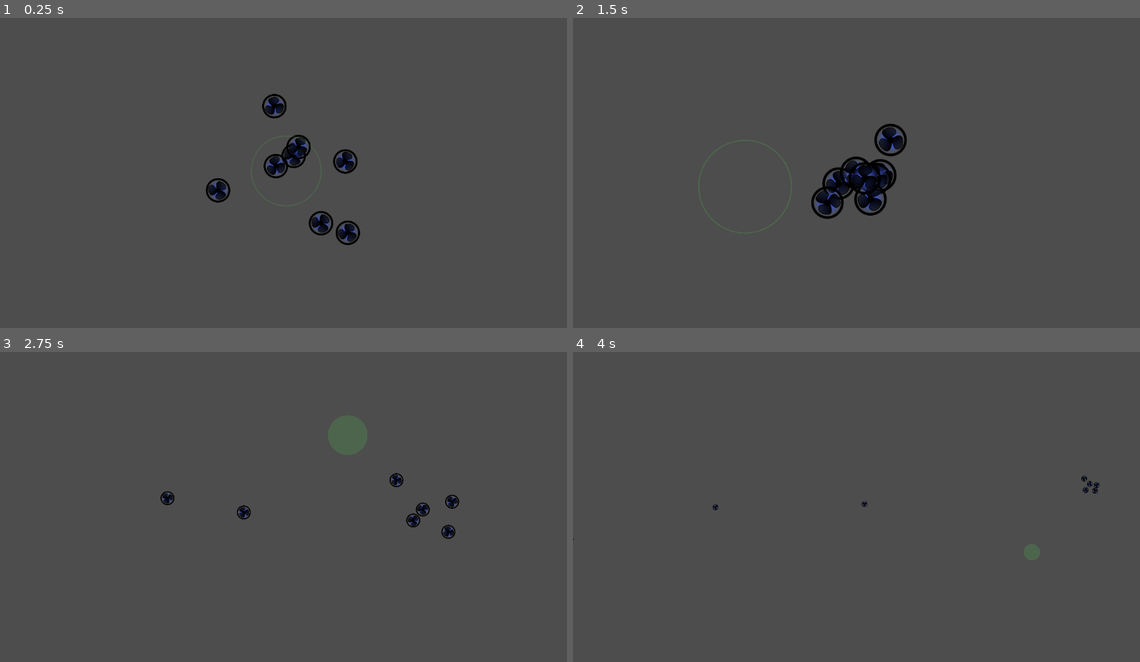
Above: before the commit, frames 1-4 (two rows, left to right).
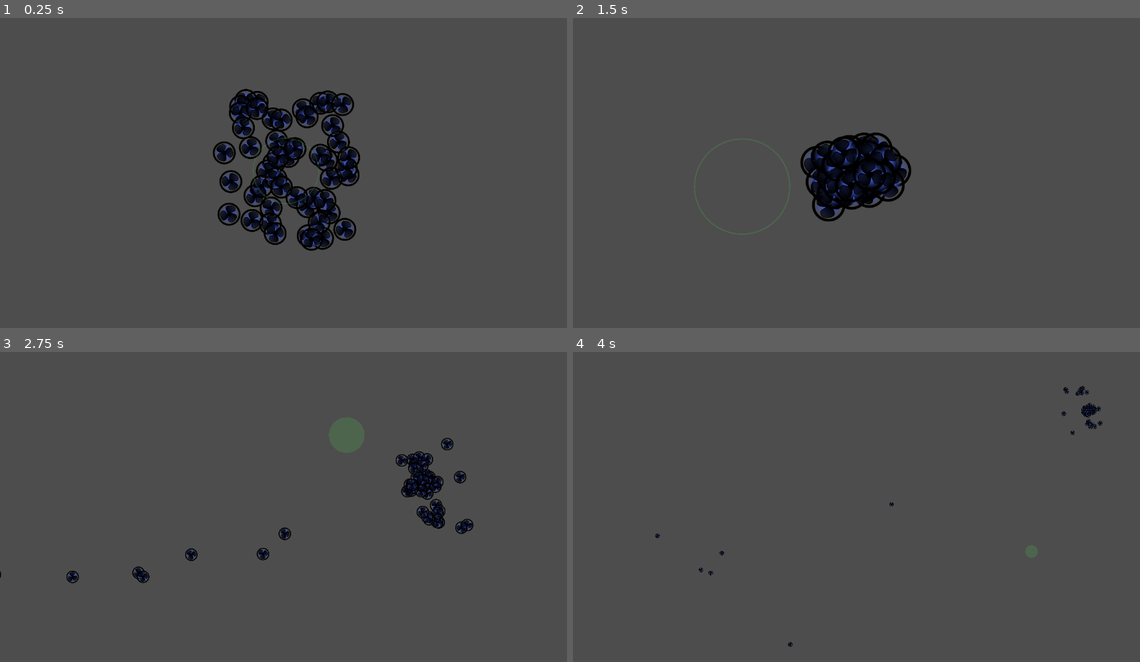
Above: after the commit, the same moments.

Repository: mgiuca/patient-zero
Game: Godot game, scene res://scenes/level.tscn
Same seed, same stepped clock (60 frames per second), same inputs: the game is played once before the commit and once after it.
Inputs (mouse positions are in pixels of both pictures, inside the frame that each line leads up to):
- Up to frame 1 (0.25 s): no input
- Up to frame 2 (1.5 s): move the mouse to (986, 154) at 0.52 s; press the mouse at (986, 154) at 0.53 s; move the mouse to (743, 185) at 1.27 s; release the mouse at (743, 185) at 1.28 s; click (743, 185) at 1.35 s
- Up to frame 3 (2.75 s): move the mouse to (345, 432) at 2.02 s; press the mouse at (345, 432) at 2.03 s
- Up to frame 4 (4 s): move the mouse to (828, 569) at 2.77 s; release the mouse at (828, 569) at 2.78 s; click (828, 569) at 2.85 s; move the mouse to (1032, 553) at 3.52 s; press the mouse at (1032, 553) at 3.53 s

The runs differ from the first frame. In frame 1, 7.4% of the frame differs, in the area x 36-64%, y 22-76%; in frame 2, 3.1%; in frame 3, 2.2%; in frame 4, 0.4%.

Commit message:
Create a lot more bots to play with.

Diff:
--- a/scenes/level.tscn
+++ b/scenes/level.tscn
@@ -8,7 +8,7 @@
 [node name="Level" type="Node"]
 script = ExtResource("1_m0dy6")
 bot_scene = ExtResource("1_g5p31")
-initial_bots = 8
+initial_bots = 50
 music_start_time = 2.0
 
 [node name="Camera" type="Camera2D" parent="."]
